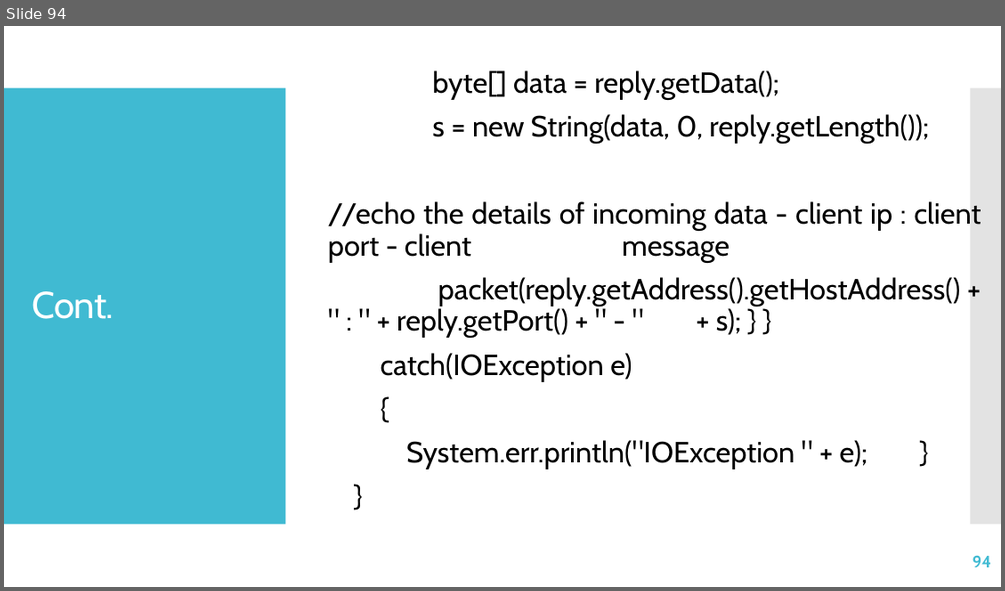
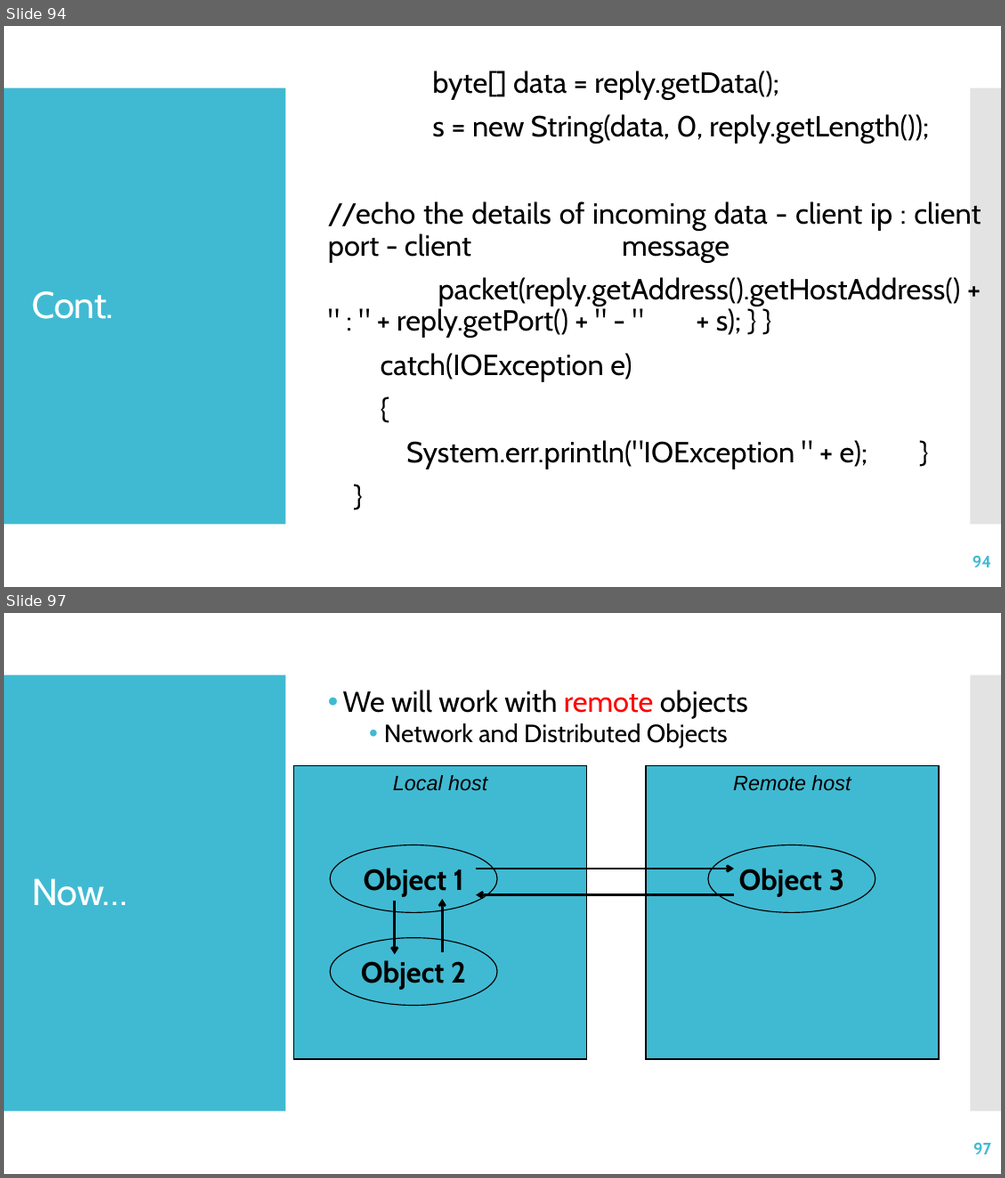
Before and after one commit to jrambasana/AJP2022-code, a slide deck: AJP Slides/AJP - Unit 1 - Java Networking.pptx. Shown one above the other, each under a label of ours: slide 94 before the commit, slides 94 and 97 after it; the slides between them are not shown. The pictures are 1005x591 and 1005x1178 pixels, drawn with LibreOffice and Linux fonts; fonts in the diff are those of the drawing. Boxes give left, top, right and bottom in pixels: in the first picture for what was removed or moved away, otherwise in the second. Text is boxed around its words. In the diff, an @@ line names an element or a change of style, - is before the commit and + after.

```diff
--- a/AJP Slides/AJP - Unit 1 - Java Networking.pptx
+++ b/AJP Slides/AJP - Unit 1 - Java Networking.pptx
@@ slide 97 added at <box>4,613,1001,1174</box>, background #FFFFFF; not listed: 2 template elements that a slide beside it also shows @@
@@ text added at <box>343,690,748,748</box>, 24 pt, text #000000 @@
+• We will work with remote objects
+  • Network and Distributed Objects
@@ rectangle added at <box>294,765,587,1059</box>, fill #40BAD2, outline #000000 1 pt @@
@@ rectangle added at <box>646,765,938,1059</box>, fill #40BAD2, outline #000000 1 pt @@
@@ text added at <box>393,775,487,791</box>, 20 pt, text #000000, italic @@
+Local host
@@ text added at <box>733,775,850,791</box>, 20 pt, text #000000, italic @@
+Remote host
@@ ellipse added at <box>330,844,498,912</box>, fill #40BAD2, outline #000000 1 pt, 28 pt, text #000000, bold @@
+Object 1
@@ ellipse added at <box>708,844,876,912</box>, fill #40BAD2, outline #000000 1 pt, 28 pt, text #000000, bold @@
+Object 3
@@ title added at <box>32,878,129,906</box>, 36 pt, text #FFFFFF @@
+Now…
@@ arrow added from (476, 868) to (734, 868), #000000 2.25 pt @@
@@ arrow added from (395, 900) to (395, 954), #000000 2.25 pt @@
@@ arrow added from (442, 952) to (442, 899), #000000 2.25 pt @@
@@ arrow added from (734, 895) to (476, 895), #000000 2.25 pt @@
@@ ellipse added at <box>330,938,498,1005</box>, fill #40BAD2, outline #000000 1 pt, 28 pt, text #000000, bold @@
+Object 2
@@ page number added at <box>973,1142,991,1154</box>, 16 pt, text #40BAD2, bold @@
+97
```
Also in this commit, not shown: 37 other slides added, 23 other files.
